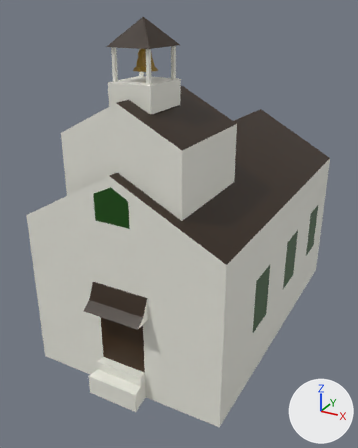
One commit to the glTF model assets/models/church.glb: the scene before it, then after it.
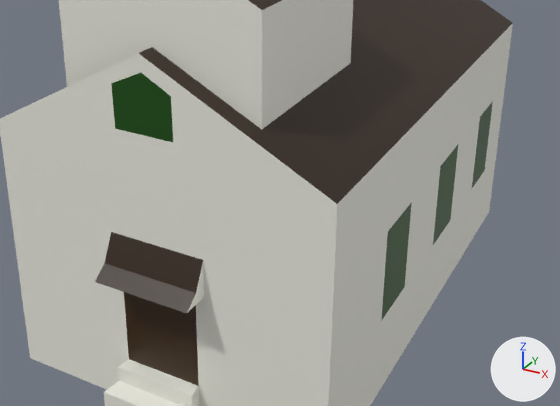
Old and new are each drawn whole from a camera (50 mm lens) standing at (5.87, -12.27, 8.56) and looking at (-0.36, -0.94, 2.89) and again close up on the part from 8% to 100% of the width and 32% to 86% of the height. Lighting does not change. The marker at lower right points along +X, +Y and +Z. The older version's two pictures come first. Where no turn or scale is listed for an object, it has been applied to the vertices. Vertices at exactly the same position are counted once.
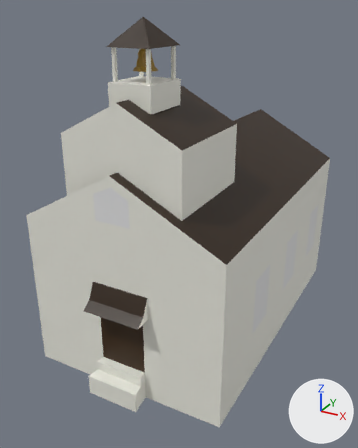
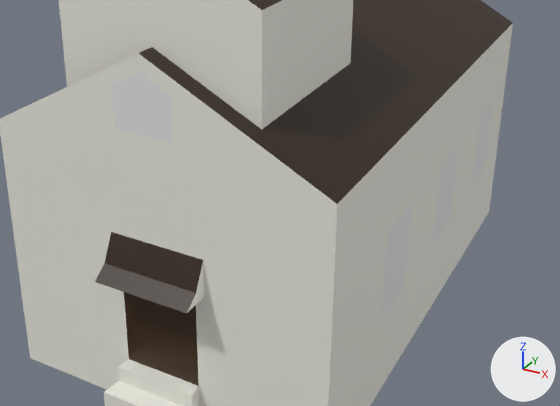
Boxes [x1, y1, x2, y2] around the edits, measured in the close-ups (560 x 406 px):
part 1 of me_cube_024, recoloured: [111, 72, 493, 321] in both

Diff of the bpy script that builds the scene:
```diff
--- a/assets/models/church.glb.py
+++ b/assets/models/church.glb.py
@@ mat_teamcolor @@
+mat_teamcolor = principled_material('TeamColor')
+mat_teamcolor.base_color = (0.8, 0.8, 0.8)  # white #e7e7e7
@@ me_cube_024 @@
 me_cube_024.from_pydata(...)  # 130 vertices, 228 faces; spans x -2.65..2.65, y -4.82..4.28, z -2.77..5.94
 # used by ob_cube_023; location = (-0.11, 0.01, 2.42)
+# me_cube_024 part 1: all 15 faces that had it switch from mat_window (dark green #134c00) to mat_teamcolor (white #e7e7e7)
 me_cube_024.materials.append(mat_white)
```
